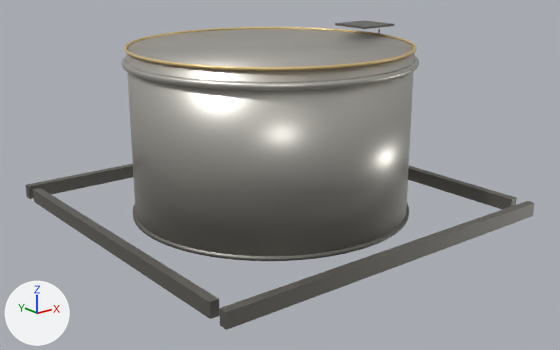
The OBJ model web/assets/hero/floating_roof_tank/floating_roof_tank.obj: old version first, new version second.
The view is the same before and after, from a 50 mm camera at (-16.9, -21.65, 9.8) aimed at (-0.1, -0.65, 1.4). Lighting does not change. The marker at lower left points along +X, +Y and +Z. The first picture is the older version. Where no turn or scale is listed for an object, it has been applied to the vertices.

Objects in the first picture: 'floating_roof_tank__Amber', 'floating_roof_tank__DarkSteel', 'floating_roof_tank__Steel'.
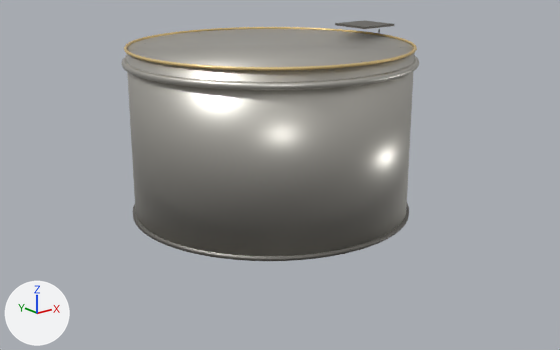
Location of each change, [x1, y1, x2, y2] in pixels of the pictures (560 x 350 px):
'floating_roof_tank__DarkSteel', reshaped (mostly hidden afterwards): before [26, 20, 534, 330]; after [133, 20, 409, 261]
part 1 of me_floating_roof_tank__darksteel, deleted: before [33, 188, 220, 319]
part 2 of me_floating_roof_tank__darksteel, deleted: before [219, 201, 534, 330]
part 3 of me_floating_roof_tank__darksteel, deleted: before [408, 166, 517, 210]
part 4 of me_floating_roof_tank__darksteel, deleted: before [26, 164, 133, 199]

Patch to the scene script:
```diff
--- a/web/assets/hero/floating_roof_tank/floating_roof_tank.obj.py
+++ b/web/assets/hero/floating_roof_tank/floating_roof_tank.obj.py
@@ me_floating_roof_tank__darksteel @@
 # used by ob_floating_roof_tank__darksteel; location = (0.0, 0.0, 0.0)
-me_floating_roof_tank__darksteel.from_pydata(...)  # 520 vertices, 320 faces; spans x -6.75..6.75, y -6.75..6.75, z 0.0..6.44
+me_floating_roof_tank__darksteel.from_pydata(...)  # 488 vertices, 296 faces; spans x -5.1..5.4, y -5.1..5.1, z 0.0..6.44
+# me_floating_roof_tank__darksteel part 1: the loose piece of 8 vertices spanning x -6.75..-6.45, y -6.0..6.0, z 0.0..0.5 is deleted
+# me_floating_roof_tank__darksteel part 2: the loose piece of 8 vertices spanning x -6.75..6.75, y -6.75..-6.45, z 0.0..0.5 is deleted
+# me_floating_roof_tank__darksteel part 3: the loose piece of 8 vertices spanning x 6.45..6.75, y -6.0..6.0, z 0.0..0.5 is deleted
+# me_floating_roof_tank__darksteel part 4: the loose piece of 8 vertices spanning x -6.75..6.75, y 6.45..6.75, z 0.0..0.5 is deleted
 me_floating_roof_tank__darksteel.materials.append(mat_darksteel)
```
